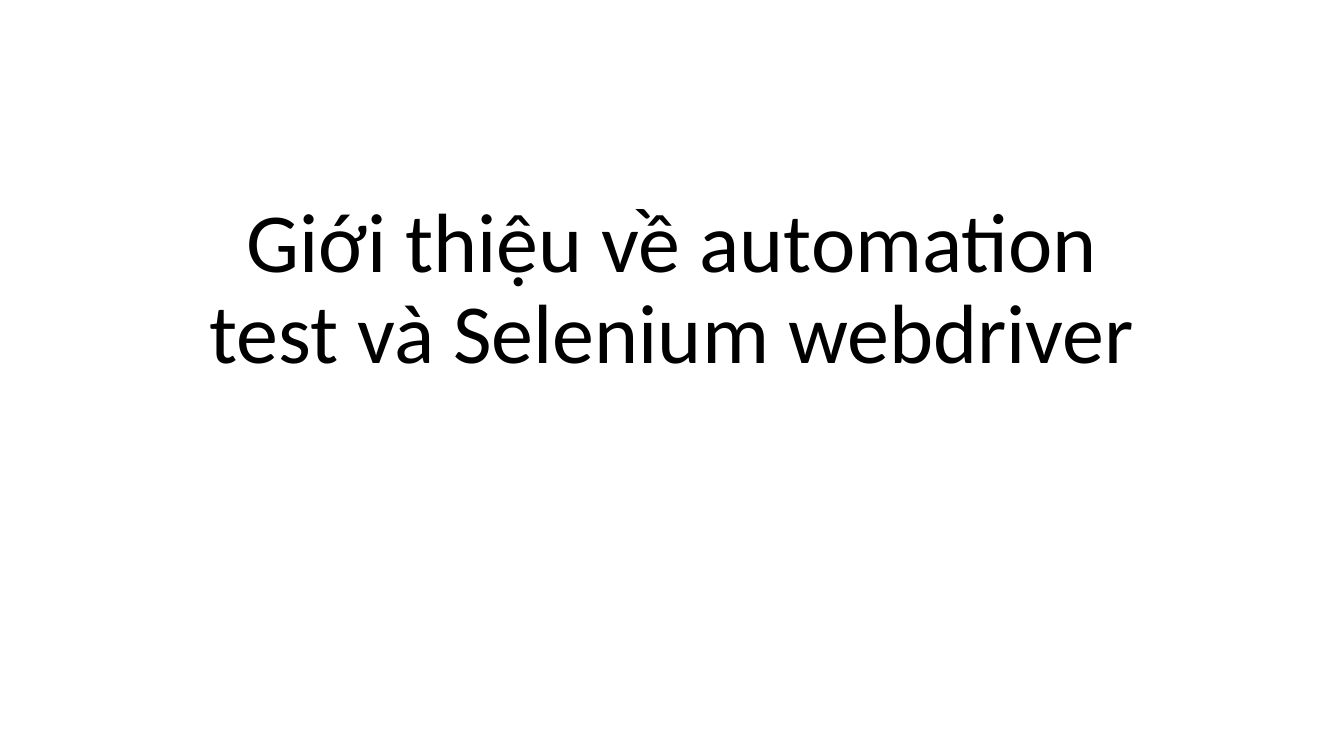
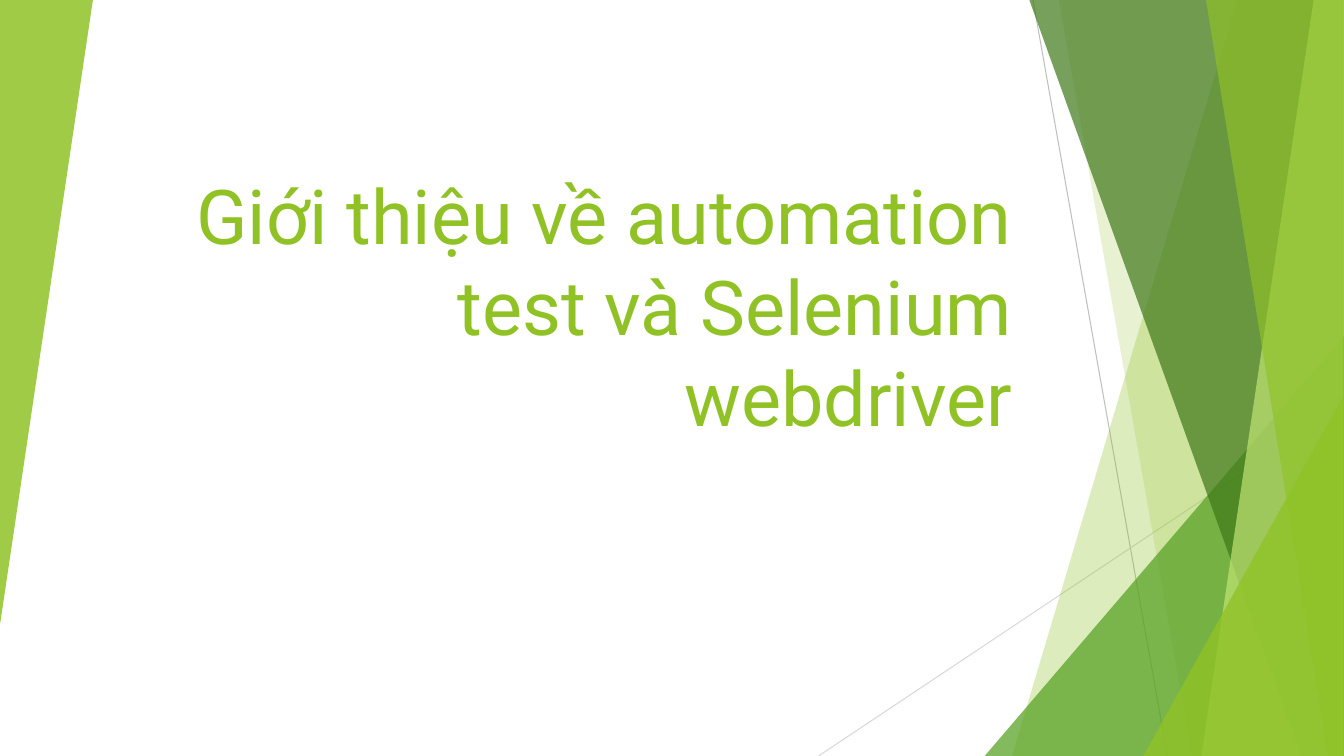
Before and after one commit to mrquanga3/automation_test_training, a slide deck: slide 1 of documents/slides/Bai 1 - Gioi thieu ve automation test va selenium webdriver.pptx. Drawn at 1344x756 pixels with LibreOffice and Linux fonts; fonts in the diff are those of the drawing. Boxes give left, top, right and bottom in pixels: in the first picture for what was removed or moved away, otherwise in the second. Text is boxed around its words. In the diff, an @@ line names an element or a change of style, - is before the commit and + after.

Commit message:
Slide bai 1, Gioi thieu automation test, update font slide

```diff
--- a/documents/slides/Bai 1 - Gioi thieu ve automation test va selenium webdriver.pptx
+++ b/documents/slides/Bai 1 - Gioi thieu ve automation test va selenium webdriver.pptx
@@ group added at bbox=[0, 0, 1344, 756]: 5 freeform shapes, 3 triangles, 2 lines @@
@@ title "Giới thiệu về automation test ...": place and size @@
-title "Giới thiệu về automation test ..." at bbox=[209, 209, 1134, 364]
+title "Giới thiệu về automation test ..." at bbox=[196, 182, 1012, 427]
@@ title "Giới thiệu về automation test ..." at bbox=[196, 182, 1012, 427]: size 60 to 54 pt, font Calibri to Roboto, text colour #000000 to #90C226; alignment centre to right; line spacing 0.9 to 1 @@
```
Also in this commit, not shown: 12 other slides changed.
